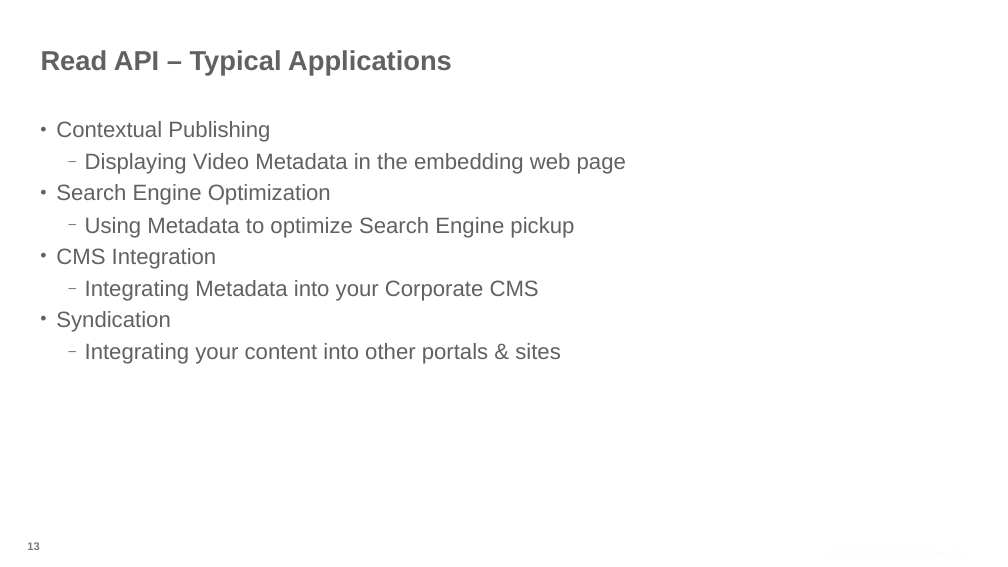
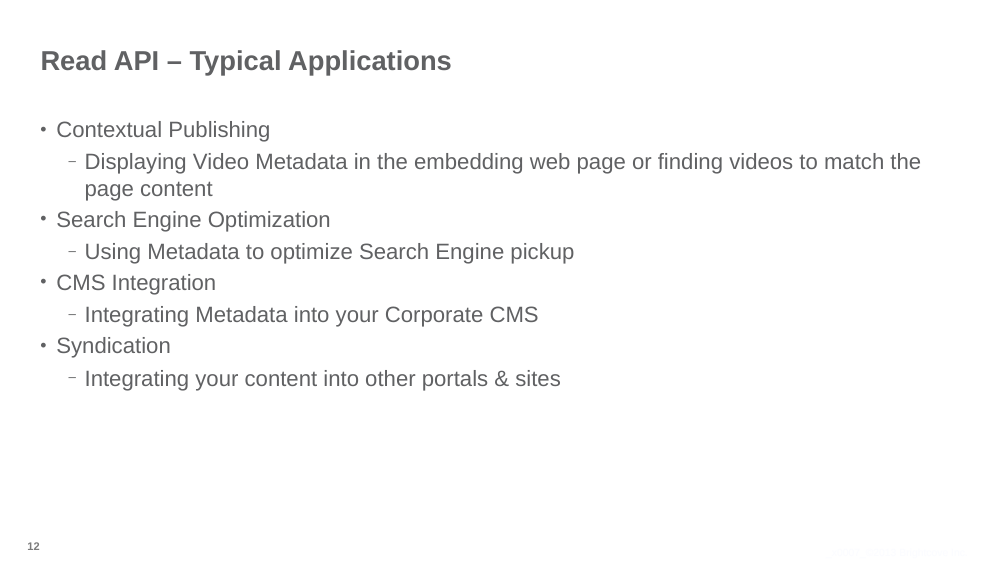
Before and after one commit to BrightcoveLearning/VideoCloudMediaAPI, a slide deck: slide 12 of Slides/Developing-with-the-Media-API-Aug-2013.ppt (slide 13 before the commit). Drawn at 1008x567 pixels with LibreOffice and Linux fonts; fonts in the diff are those of the drawing; background and template pictures are left out. Boxes give left, top, right and bottom in pixels: in the first picture for what was removed or moved away, otherwise in the second. Text is boxed around its words. In the diff, an @@ line names an element or a change of style, - is before the commit and + after.

```diff
--- a/Slides/Developing-with-the-Media-API-Aug-2013.ppt
+++ b/Slides/Developing-with-the-Media-API-Aug-2013.ppt
@@ text at (85, 153, 921, 201): text changed @@
-  – Displaying Video Metadata in the embedding web page
+  – Displaying Video Metadata in the embedding web page or finding videos to match the page content
```
Also in this commit, not shown: 5 other slides changed, 1 slide removed, 3 other files.
